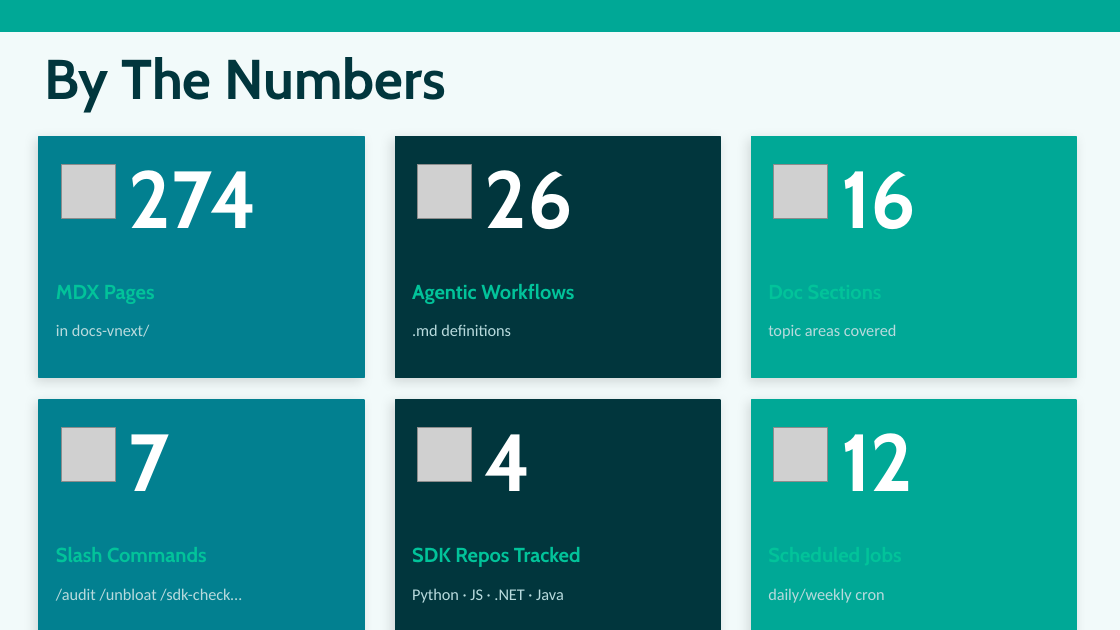
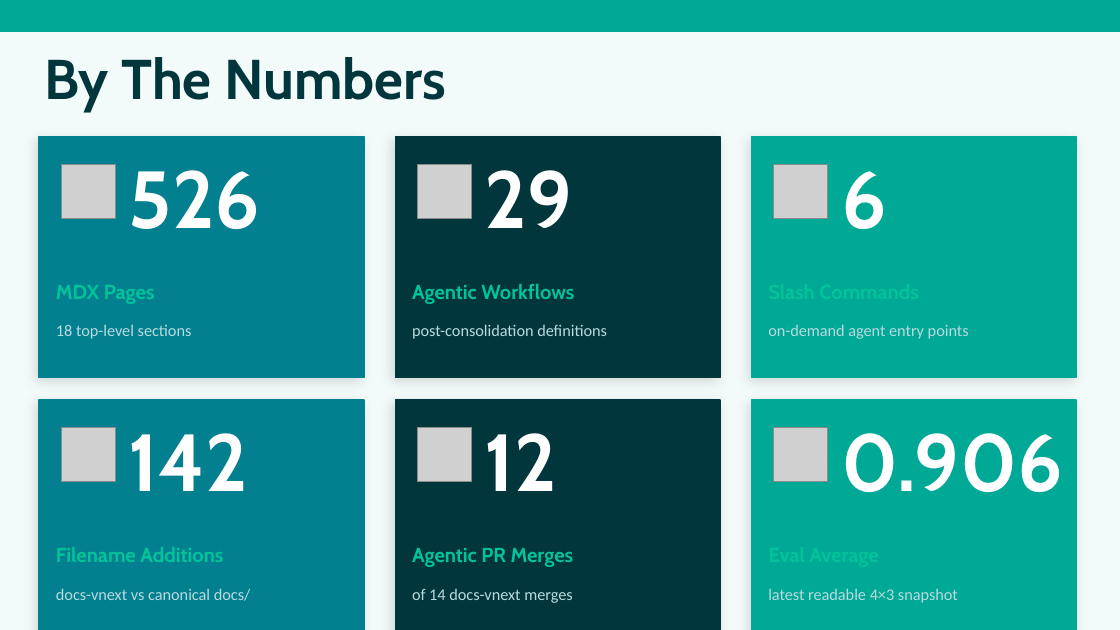
Before and after one commit to nicholasdbrady/foundry-docs, a slide deck: slide 14 of slides/foundry-docs-overview.pptx (slide 11 before the commit). Drawn at 1120x630 pixels with LibreOffice and Linux fonts; fonts in the diff are those of the drawing; grey boxes stand for pictures. Boxes give left, top, right and bottom in pixels: in the first picture for what was removed or moved away, otherwise in the second. Text is boxed around its words. In the diff, an @@ line names an element or a change of style, - is before the commit and + after.

```diff
--- a/slides/foundry-docs-overview.pptx
+++ b/slides/foundry-docs-overview.pptx
@@ text at (129, 170, 261, 229): text changed @@
-274
+526
@@ text at (485, 170, 573, 228): text changed @@
-26
+29
@@ text at (841, 171, 886, 229): text changed @@
-16
+6
@@ text at (56, 324, 192, 339): text changed @@
-in docs-vnext/
+18 top-level sections
@@ text at (412, 324, 607, 339): text changed @@
-.md definitions
+post-consolidation definitions
@@ text at (768, 324, 969, 339): text changed @@
-topic areas covered
+on-demand agent entry points
@@ text at (129, 433, 249, 491): text changed @@
-7
+142
@@ text at (485, 433, 558, 491): text changed @@
-4
+12
@@ text at (841, 433, 1063, 492): text changed @@
-12
+0.906
@@ text at (56, 547, 223, 562): text changed @@
-Slash Commands
+Filename Additions
@@ text at (412, 548, 574, 567): text changed @@
-SDK Repos Tracked
+Agentic PR Merges
@@ text at (56, 588, 251, 601): text changed @@
-/audit /unbloat /sdk-check…
+docs-vnext vs canonical docs/
@@ text at (412, 588, 572, 603): text changed @@
-Python · JS · .NET · Java
+of 14 docs-vnext merges
@@ text at (768, 588, 958, 603): text changed @@
-daily/weekly cron
+latest readable 4×3 snapshot
```
Also in this commit, not shown: 7 other slides changed, 4 slides added, 1 slide removed, 1 other file.
